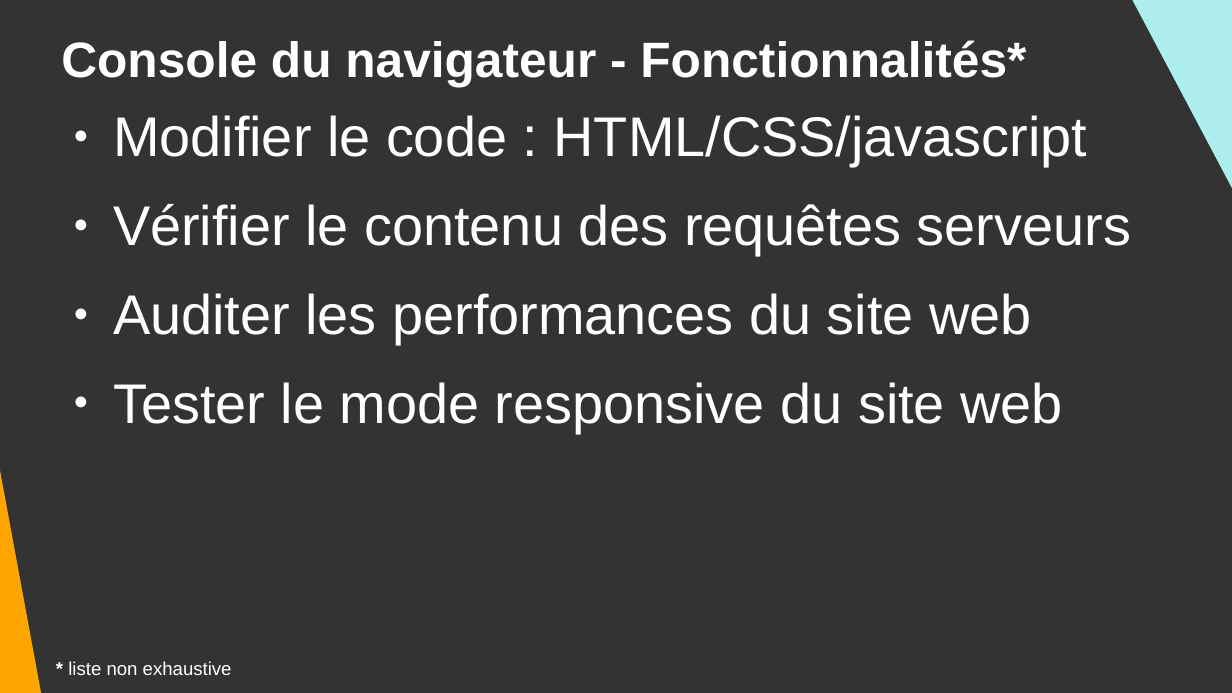
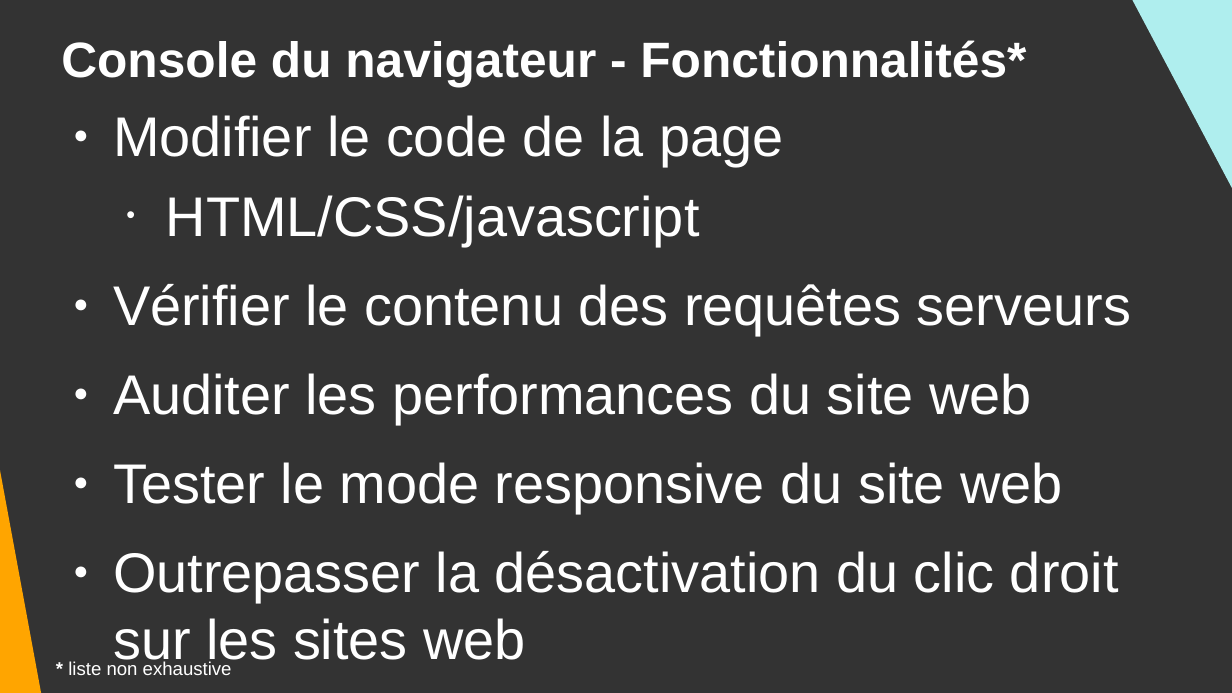
Before and after one commit to DanYellow/cours, a slide deck: slide 26 of didacticiels-generaux/vs-code.odp. Drawn at 1232x693 pixels with LibreOffice and Linux fonts; fonts in the diff are those of the drawing. Boxes give left, top, right and bottom in pixels: in the first picture for what was removed or moved away, otherwise in the second. Text is boxed around its words. In the diff, an @@ line names an element or a change of style, - is before the commit and + after.

```diff
--- a/didacticiels-generaux/vs-code.odp
+++ b/didacticiels-generaux/vs-code.odp
@@ text at [113,115,783,246]: text changed @@
-● Modifier le code : HTML/CSS/javascript
+● Modifier le code de la page
+  • HTML/CSS/javascript
@@ text at [113,551,1119,660]: paragraph added @@
+● Outrepasser la désactivation du clic droit sur les sites web
```
Also in this commit, not shown: 7 other files.
